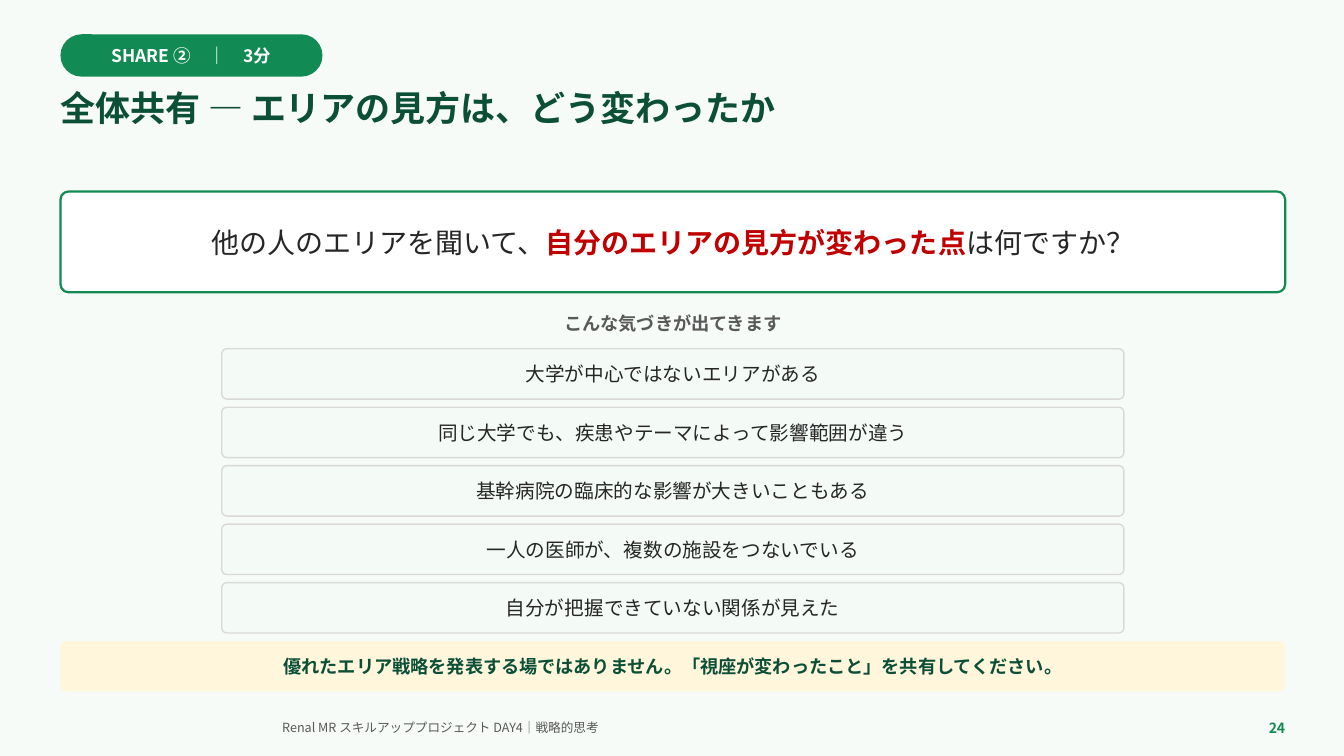
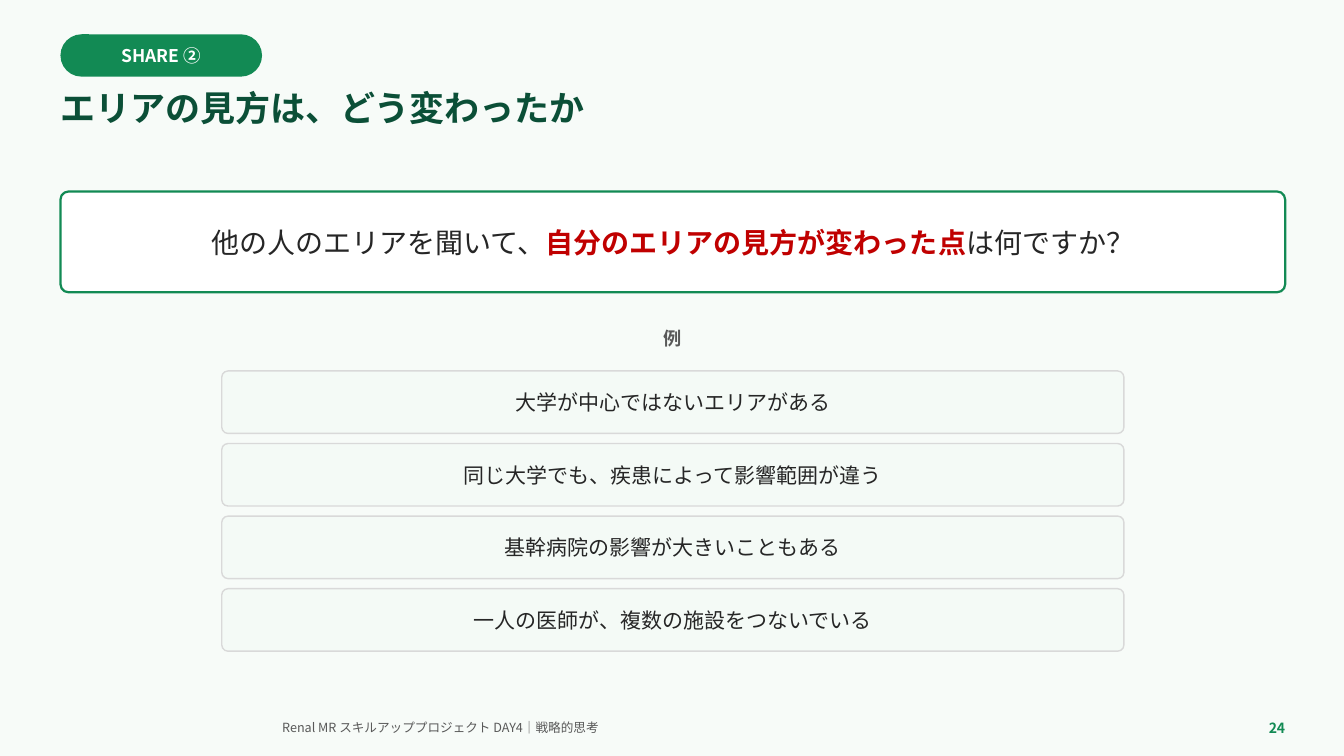
Before and after one commit to TAKUYA-1187/Claude, a slide deck: slide 24 of novartis_training/DAY4_ちょっと分かるだけで世界が変わる.pptx. Drawn at 1344x756 pixels with LibreOffice and Linux fonts; fonts in the diff are those of the drawing; background and template pictures are left out. Boxes give left, top, right and bottom in pixels: in the first picture for what was removed or moved away, otherwise in the second. Text is boxed around its words. In the diff, an @@ line names an element or a change of style, - is before the commit and + after.

```diff
--- a/novartis_training/DAY4_ちょっと分かるだけで世界が変わる.pptx
+++ b/novartis_training/DAY4_ちょっと分かるだけで世界が変わる.pptx
@@ rounded rectangle "SHARE ②": place and size @@
-rounded rectangle "SHARE ②" at bbox=[60, 34, 323, 77]
+rounded rectangle "SHARE ②" at bbox=[60, 34, 262, 77]
@@ text in rounded rectangle at bbox=[122, 47, 201, 64]: text changed @@
-SHARE ② ｜ 3分
+SHARE ②
@@ text at bbox=[60, 91, 584, 124]: text changed @@
-全体共有 — エリアの見方は、どう変わったか
+エリアの見方は、どう変わったか
@@ text at bbox=[664, 329, 682, 347]: text changed @@
-こんな気づきが出てきます
+例
@@ rounded rectangle "大学が中心ではないエリアがある": place and size @@
-rounded rectangle "大学が中心ではないエリアがある" at bbox=[222, 349, 1124, 399]
+rounded rectangle "大学が中心ではないエリアがある" at bbox=[222, 371, 1124, 434]
@@ rounded rectangle "大学が中心ではないエリアがある" at bbox=[222, 371, 1124, 434]: size 14 to 15 pt @@
@@ rounded rectangle "同じ大学でも、疾患によって影響範囲が違う": place and size @@
-rounded rectangle "同じ大学でも、疾患によって影響範囲が違う" at bbox=[222, 407, 1124, 458]
+rounded rectangle "同じ大学でも、疾患によって影響範囲が違う" at bbox=[222, 444, 1124, 506]
@@ text in rounded rectangle at bbox=[464, 465, 882, 485]: text changed; size 14 to 15 pt @@
-同じ大学でも、疾患やテーマによって影響範囲が違う
+同じ大学でも、疾患によって影響範囲が違う
@@ rounded rectangle "基幹病院の影響が大きいこともある": place and size @@
-rounded rectangle "基幹病院の影響が大きいこともある" at bbox=[222, 466, 1124, 516]
+rounded rectangle "基幹病院の影響が大きいこともある" at bbox=[222, 516, 1124, 579]
@@ text in rounded rectangle at bbox=[505, 537, 841, 557]: text changed; size 14 to 15 pt @@
-基幹病院の臨床的な影響が大きいこともある
+基幹病院の影響が大きいこともある
@@ rounded rectangle "一人の医師が、複数の施設をつないでいる" at bbox=[222, 589, 1124, 651]: size 14 to 15 pt @@
@@ rounded rectangle "一人の医師が、複数の施設をつないでいる": place and size @@
-rounded rectangle "一人の医師が、複数の施設をつないでいる" at bbox=[222, 524, 1124, 575]
+rounded rectangle "一人の医師が、複数の施設をつないでいる" at bbox=[222, 589, 1124, 651]
@@ rounded rectangle removed at bbox=[222, 583, 1124, 633] @@
-自分が把握できていない関係が見えた
@@ rounded rectangle removed at bbox=[60, 641, 1286, 692] @@
-優れたエリア戦略を発表する場ではありません。「視座が変わったこと」を共有してください。
```
Also in this commit, not shown: 18 other slides changed, 2 other files.
